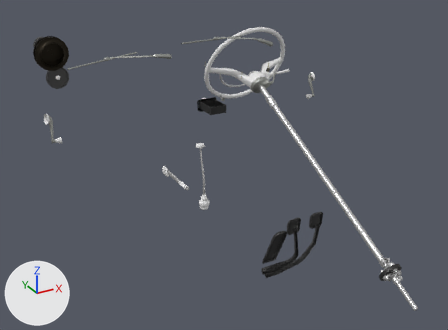
Two versions of the COLLADA model bug/vehicles/bug/components/common/Bug.Props.dae, one commit apart.
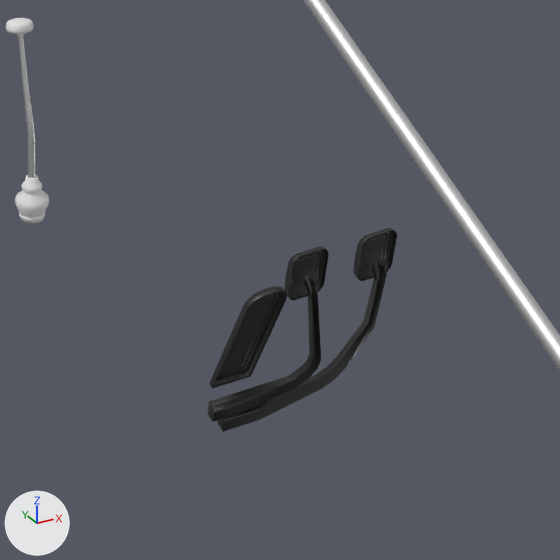
The first picture shows the older version from a camera (50 mm lens) standing at (-1.01, -2.52, 1.58) and looking at (0.29, -0.15, 0.39). The close-ups show the older and then the newer version on the part from 43% to 84% of the width and 42% to 97% of the height of that picture. Only the edits that show in the close-ups are written down. Lighting does not change. The marker at lower left points along +X, +Y and +Z. Where no turn or scale is listed for an object, it has been applied to the vertices. Vertices at exactly the same position are counted once.

The scene before the commit, as lines of its bpy script (objects in view):
```python
ob_controls_shifter_a = bpy.data.objects.new('controls_shifter_A', me_centerconsolebezels_a_003)
ob_controls_shifter_a.location = (0.001, -0.513, 0.4)
ob_inputs_pedals_brake = bpy.data.objects.new('inputs_pedals_brake', me_inputs_pedals_brake)
ob_inputs_pedals_brake.location = (0.047, -0.89, 0.301)
ob_inputs_pedals_brake.rotation_euler = (0.175, 0.0, 0.0)  # degrees (10, 0, 0)
ob_inputs_pedals_clutch = bpy.data.objects.new('inputs_pedals_clutch', me_inputs_pedals_clutch)
ob_inputs_pedals_clutch.location = (0.06, -0.89, 0.278)
ob_inputs_pedals_clutch.rotation_euler = (0.175, 0.0, 0.0)  # degrees (10, 0, 0)
ob_inputs_pedals_throttle = bpy.data.objects.new('inputs_pedals_throttle', me_inputs_pedals_throttle)
ob_inputs_pedals_throttle.location = (0.12, -0.822, 0.28)
ob_inputs_pedals_throttle.rotation_euler = (0.436, 0.0, 0.0)  # degrees (25, 0, 0)
# also in view: 'steering_column_mount' at (0.27, -0.94, 0.65)
```
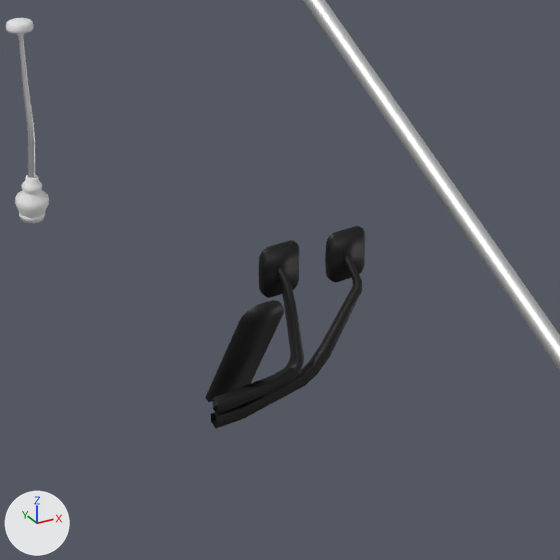
Location of each change, [x1, y1, x2, y2] in pixels of the close-ups (560 x 560 px):
'inputs_pedals_clutch', reshaped, moved, turned
    before: [217, 228, 397, 432]
    after: [211, 226, 365, 428]
'inputs_pedals_brake', reshaped, moved, turned
    before: [208, 246, 329, 422]
    after: [212, 240, 304, 414]
'inputs_pedals_throttle', reshaped, moved, turned
    before: [209, 286, 287, 388]
    after: [205, 300, 284, 402]
part 1 of me_inputs_pedals_brake, rebuilt (18% narrower)
    before: [208, 276, 321, 422]
    after: [212, 267, 304, 414]
part 2 of me_inputs_pedals_brake, added (black)
    after: [259, 240, 300, 298]
part 3 of me_inputs_pedals_brake, deleted
    before: [285, 246, 329, 300]
part 4 of me_inputs_pedals_clutch, rebuilt (11% narrower)
    before: [217, 262, 387, 432]
    after: [211, 254, 362, 428]
part 5 of me_inputs_pedals_clutch, added (black)
    after: [325, 226, 365, 283]
part 6 of me_inputs_pedals_clutch, deleted
    before: [353, 228, 397, 281]

The change, as a list of edits to the scene's bpy script:
```text
Change me_inputs_pedals_brake:
    used by ob_inputs_pedals_brake; location = (0.047, -0.89, 0.301); rotation_euler = (0.175, 0.0, 0.0), in degrees (10, 0, 0)
    remove me_inputs_pedals_brake.from_pydata(...)  # 291 vertices, 538 faces; spans x -0.001..0.176, y -0.006..0.056, z -0.014..0.162
    remove me_inputs_pedals_brake.materials.append(mat_bug_input_pedals)  # dark grey #575757
    add me_inputs_pedals_brake.from_pydata(...)  # 140 vertices, 260 faces; spans x -0.01..0.14, y -0.009..0.058, z -0.011..0.162
    me_inputs_pedals_brake part 1: the loose piece of 49 vertices spanning x -0.001..0.156, y -0.006..0.051, z -0.014..0.122 is rebuilt with 80 vertices and now spans x -0.01..0.12, y -0.009..0.051, z -0.011..0.134, in mat_bug_frame_metal (black #2e2e2e)
    me_inputs_pedals_brake part 2: a new loose piece of 60 vertices spanning x 0.085..0.14, y 0.046..0.058, z 0.094..0.162
    me_inputs_pedals_brake part 3: the loose piece of 242 vertices spanning x 0.122..0.176, y 0.044..0.056, z 0.095..0.162 is deleted
    add me_inputs_pedals_brake.materials.append(mat_bug_floor_mat)  # black #000000
    add me_inputs_pedals_brake.materials.append(mat_bug_frame_metal)  # black #2e2e2e
Change me_inputs_pedals_throttle:
    used by ob_inputs_pedals_throttle; location = (0.12, -0.822, 0.28); rotation_euler = (0.436, 0.0, 0.0), in degrees (25, 0, 0)
    remove me_inputs_pedals_throttle.from_pydata(...)  # 216 vertices, 416 faces; spans x -0.028..0.028, y 0.0..0.009, z 0.0..0.185
    remove me_inputs_pedals_throttle.materials.append(mat_bug_input_pedals)  # dark grey #575757
    add me_inputs_pedals_throttle.from_pydata(...)  # 41 vertices, 75 faces; spans x -0.028..0.028, y -0.008..0.001, z 0.0..0.185
    me_inputs_pedals_throttle part 7
    202 vertices are removed from x -0.028..0.028, y 0.0..0.009, z 0.0..0.185
    415 faces are deleted
    3 vertices move from x 0.024..0.027, y 0.008, z 0.167..0.174 to x 0.011..0.027, y -0.008..0.0, z 0.168..0.182
    18 vertices are added at x -0.027..0.027, y -0.008..0.001, z 0.001..0.185
    9 new vertices lie (0.0, -0.008, 0.0) away from vertices in x -0.028..0.028, y 0.0, z 0.0..0.18
    12 new faces join them, mat_bug_floor_mat (black #000000)
    62 new faces join them, mat_bug_frame_metal (black #2e2e2e)
    add me_inputs_pedals_throttle.materials.append(mat_bug_floor_mat)  # black #000000
    add me_inputs_pedals_throttle.materials.append(mat_bug_frame_metal)  # black #2e2e2e
Change me_inputs_pedals_clutch:
    used by ob_inputs_pedals_clutch; location = (0.06, -0.89, 0.278); rotation_euler = (0.175, 0.0, 0.0), in degrees (10, 0, 0)
    remove me_inputs_pedals_clutch.from_pydata(...)  # 291 vertices, 538 faces; spans x -0.002..0.263, y -0.006..0.056, z -0.009..0.187
    remove me_inputs_pedals_clutch.materials.append(mat_bug_input_pedals)  # dark grey #575757
    add me_inputs_pedals_clutch.from_pydata(...)  # 142 vertices, 228 faces; spans x -0.039..0.205, y -0.007..0.05, z -0.01..0.182
    me_inputs_pedals_clutch part 4: the loose piece of 49 vertices spanning x -0.002..0.242, y -0.006..0.048, z -0.009..0.142 is rebuilt with 64 vertices and now spans x -0.039..0.184, y -0.007..0.04, z -0.01..0.149, in mat_bug_frame_metal (black #2e2e2e)
    me_inputs_pedals_clutch part 5: a new loose piece of 78 vertices spanning x 0.15..0.205, y 0.038..0.05, z 0.115..0.182
    me_inputs_pedals_clutch part 6: the loose piece of 242 vertices spanning x 0.208..0.263, y 0.044..0.056, z 0.12..0.187 is deleted
    add me_inputs_pedals_clutch.materials.append(mat_bug_floor_mat)  # black #000000
    add me_inputs_pedals_clutch.materials.append(mat_bug_frame_metal)  # black #2e2e2e
Change ob_inputs_pedals_brake:
    ob_inputs_pedals_brake.rotation_euler: (0.175, 0.0, 0.0) -> (0.0, 0.0, 0.0)  # degrees (10, 0, 0) -> degrees (0, 0, 0)
    ob_inputs_pedals_brake.location: (0.047, -0.89, 0.301) -> (0.062, -0.888, 0.306)
Change ob_inputs_pedals_throttle:
    ob_inputs_pedals_throttle.location: (0.12, -0.822, 0.28) -> (0.1, -0.839, 0.283)
    ob_inputs_pedals_throttle.rotation_euler: (0.436, 0.0, 0.0) -> (0.445, 0.0, 0.0)  # degrees (25, 0, 0)
Change ob_inputs_pedals_clutch:
    ob_inputs_pedals_clutch.rotation_euler: (0.175, 0.0, 0.0) -> (0.0, 0.0, 0.0)  # degrees (10, 0, 0) -> degrees (0, 0, 0)
    ob_inputs_pedals_clutch.location: (0.06, -0.89, 0.278) -> (0.093, -0.885, 0.283)
```
